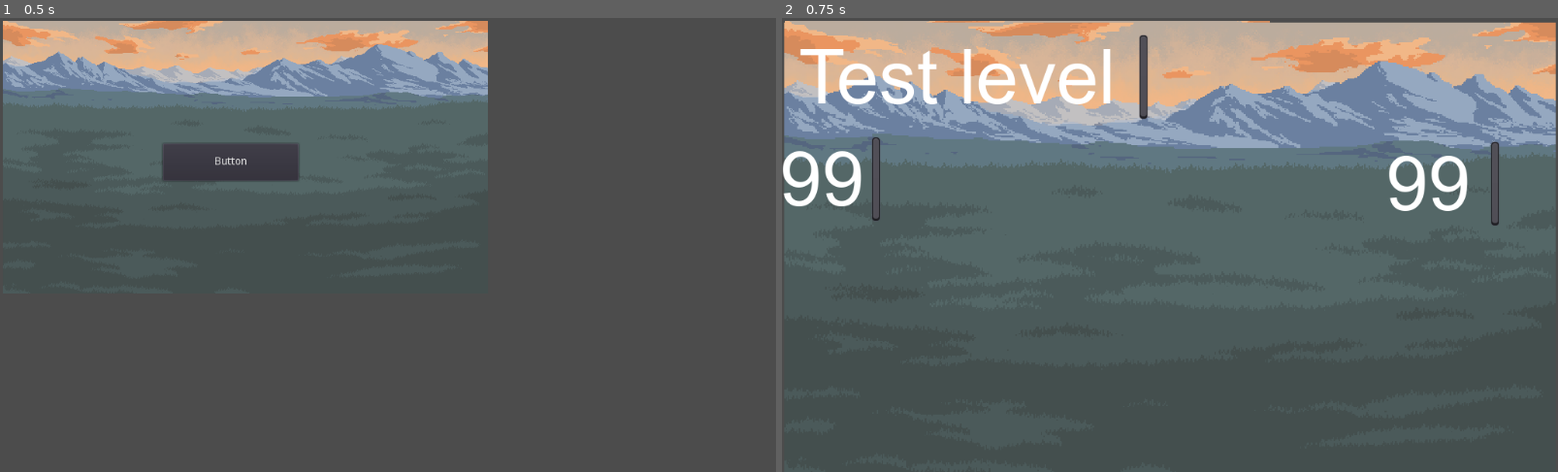
Above: before the commit, frames 1-2 (left to right).
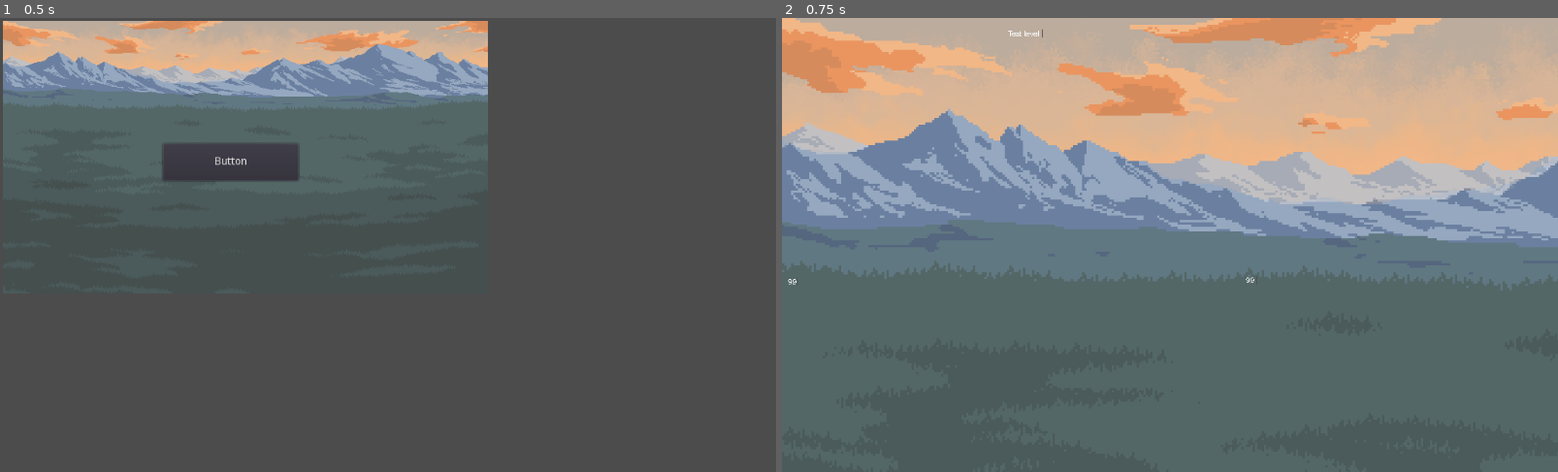
Above: after the commit, the same moments.

Repository: Paz5/ProjektPPZ
Game: Godot game, scene res://Scenes/Levels/Test/MainMenuTest.tscn
The game is run twice, just before and just after one commit, with the same random seed, the same clock (stepped at 60 frames per second) and the same inputs. Before the commit the project has no main scene; this scene is started directly in both runs.
Inputs:
- Up to frame 1 (0.5 s): no input
- Up to frame 2 (0.75 s): click "Button" at 0.5 s

Frame 1 is identical in both runs. In frame 2, 64% of the frame differs, in the area x 0-100%, y 0-100%.

Commit message:
Dodałem Root

Diff:
--- a/Scenes/Levels/Test/TestLevel.tscn
+++ b/Scenes/Levels/Test/TestLevel.tscn
@@ -12,31 +12,34 @@
 [node name="TestLevel" type="Node2D"]
 
 [node name="Sprite" type="Sprite" parent="."]
-position = Vector2( 512, 304 )
-scale = Vector2( 1.59063, 1.65556 )
+scale = Vector2( 3, 3 )
 texture = ExtResource( 1 )
+offset = Vector2( 320, 180 )
 
 [node name="RichTextLabel" type="RichTextLabel" parent="."]
-margin_left = 22.0
-margin_top = 22.0
-margin_right = 483.0
-margin_bottom = 134.0
+margin_left = 297.667
+margin_top = 15.0
+margin_right = 758.667
+margin_bottom = 127.0
+rect_scale = Vector2( 0.1, 0.1 )
 custom_fonts/normal_font = SubResource( 1 )
 text = "Test level"
 
 [node name="Team1Counter" type="RichTextLabel" parent="."]
-margin_left = -3.0
-margin_top = 157.0
-margin_right = 130.0
-margin_bottom = 269.0
+margin_left = 8.33333
+margin_top = 343.333
+margin_right = 141.333
+margin_bottom = 455.333
+rect_scale = Vector2( 0.1, 0.1 )
 custom_fonts/normal_font = SubResource( 1 )
 text = "99"
 
 [node name="Team2Counter" type="RichTextLabel" parent="."]
-margin_left = 797.0
-margin_top = 163.0
-margin_right = 947.0
-margin_bottom = 275.0
+margin_left = 611.667
+margin_top = 340.667
+margin_right = 761.667
+margin_bottom = 452.667
+rect_scale = Vector2( 0.1, 0.1 )
 custom_fonts/normal_font = SubResource( 1 )
 text = "99"
 
--- /dev/null
+++ b/Scenes/Root.tscn
@@ -0,0 +1,3 @@
+[gd_scene format=2]
+
+[node name="Root" type="Node2D"]
--- a/project.godot
+++ b/project.godot
@@ -33,6 +33,7 @@
 [application]
 
 config/name="ProjektPPZ"
+run/main_scene="res://Scenes/Levels/Test/MainMenuTest.tscn"
 config/icon="res://icon.png"
 
 [autoload]
